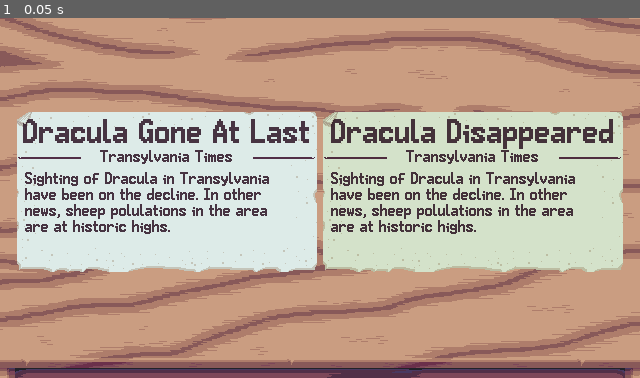
Above: before the commit, frame 1.
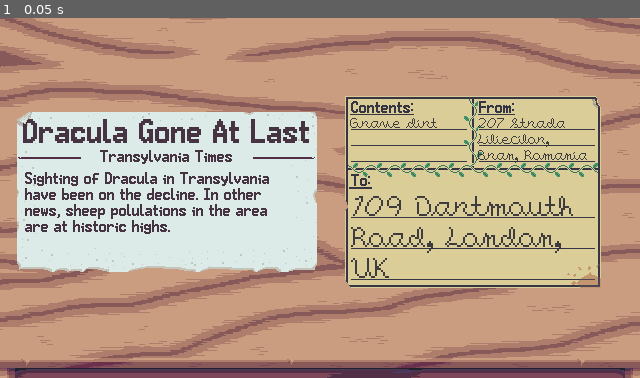
Above: after the commit, the same moment.

Repository: AverageStardust/the-count-is-down
Game: Godot game, scene res://desk.tscn
The game is run twice, just before and just after one commit, with the same random seed, the same clock (stepped at 60 frames per second) and the same inputs. The engine's default icon, where the game draws it, is replaced by a stand-in: a white triangle on a blue panel in a dark square.
Inputs:
- Up to frame 1 (0.05 s): no input

The runs differ from the first frame. In frame 1, 24% of the frame differs, in the area x 50-98%, y 21-75%.

Commit message:
add package labels

Diff:
--- a/desk.tscn
+++ b/desk.tscn
@@ -3,6 +3,7 @@
 [ext_resource type="Texture2D" uid="uid://dodr3xm28uy2x" path="res://icon.svg" id="1_ep8l3"]
 [ext_resource type="Texture2D" uid="uid://dfm7exiyw4iie" path="res://art/desk.png" id="1_t5y75"]
 [ext_resource type="PackedScene" uid="uid://dratlcpbp1wpr" path="res://documents/newspaperClipping.tscn" id="2_se7ci"]
+[ext_resource type="PackedScene" uid="uid://cwbkhbpigqh4k" path="res://documents/packageLabel.tscn" id="3_tm3w8"]
 
 [sub_resource type="StyleBoxTexture" id="StyleBoxTexture_u04nx"]
 texture = ExtResource("1_t5y75")
@@ -60,7 +61,7 @@
 size_flags_horizontal = 3
 offset_transform_enabled = true
 
-[node name="NewspaperClipping" parent="DeskTexture/Desk/DeskTop/Forgery" unique_id=2017303177 instance=ExtResource("2_se7ci")]
+[node name="PackageLabel" parent="DeskTexture/Desk/DeskTop/Forgery" unique_id=1796424041 instance=ExtResource("3_tm3w8")]
 layout_mode = 2
 
 [node name="RightSpacer" type="Control" parent="DeskTexture/Desk/DeskTop" unique_id=326131261]
--- a/documents/newspaperClipping.tscn
+++ b/documents/newspaperClipping.tscn
@@ -44,7 +44,6 @@
 offset_top = 60.0
 offset_right = 292.0
 offset_bottom = 156.0
-theme = ExtResource("2_v4hx1")
 text = "Body"
 wrap_mode = 1
 autowrap_mode = 2
--- /dev/null
+++ b/documents/packageLabel.tscn
@@ -0,0 +1,47 @@
+[gd_scene format=3 uid="uid://cwbkhbpigqh4k"]
+
+[ext_resource type="Theme" uid="uid://ct0r2o3h378ai" path="res://themes/handwriting.tres" id="1_6k7at"]
+[ext_resource type="Texture2D" uid="uid://dll1bsqe7er1s" path="res://art/packageLabel.png" id="2_6k7at"]
+[ext_resource type="Script" uid="uid://dbm5ar3okh3r0" path="res://scripts/packageLabel.gd" id="3_6k7at"]
+
+[sub_resource type="StyleBoxTexture" id="StyleBoxTexture_r8a8a"]
+texture = ExtResource("2_6k7at")
+
+[node name="PackageLabel" type="Panel" unique_id=1500786714]
+custom_minimum_size = Vector2(256, 192)
+offset_right = 256.0
+offset_bottom = 160.0
+theme = ExtResource("1_6k7at")
+theme_override_styles/panel = SubResource("StyleBoxTexture_r8a8a")
+script = ExtResource("3_6k7at")
+
+[node name="Contents" type="TextEdit" parent="." unique_id=973700025]
+layout_mode = 0
+offset_left = 4.0
+offset_top = 20.0
+offset_right = 124.0
+offset_bottom = 68.0
+text = "Grave Dirt"
+wrap_mode = 1
+autowrap_mode = 2
+
+[node name="From" type="TextEdit" parent="." unique_id=2036290892]
+layout_mode = 0
+offset_left = 132.0
+offset_top = 20.0
+offset_right = 252.0
+offset_bottom = 68.0
+text = "From"
+wrap_mode = 1
+autowrap_mode = 2
+
+[node name="To" type="TextEdit" parent="." unique_id=1183658482]
+layout_mode = 0
+offset_left = 6.0
+offset_top = 96.0
+offset_right = 250.0
+offset_bottom = 190.0
+theme_override_font_sizes/font_size = 30
+text = "To"
+wrap_mode = 1
+autowrap_mode = 2
--- a/resources/story.tres
+++ b/resources/story.tres
@@ -7,6 +7,9 @@
 text = Dictionary[int, PackedStringArray]({
 0: PackedStringArray("Dracula Gone At Last", "Dracula Disappeared"),
 1: PackedStringArray("Transylvania Times"),
-2: PackedStringArray("Sighting of Dracula in Transylvania have been on the decline. In other news, sheep polulations in the area are at historic highs.")
+2: PackedStringArray("Sighting of Dracula in Transylvania have been on the decline. In other news, sheep polulations in the area are at historic highs."),
+3: PackedStringArray("Grave dirt"),
+4: PackedStringArray("207 Strada Liliecilor, Bran, Romania"),
+5: PackedStringArray("109 Dartmouth Road, London, UK")
 })
 metadata/_custom_type_script = "uid://b2aeo60ghf1tl"
--- a/scripts/documentField.gd
+++ b/scripts/documentField.gd
@@ -5,6 +5,9 @@
 	NEWSPAPER_TITLE,
 	NEWSPAPER_PUBLISHER,
 	NEWSPAPER_BODY,
+	PACKAGE_CONTENTS,
+	TRANSYLVANIA_ADDRESS,
+	ENGLAND_ADDRESS
 }
 
 var content: String
--- /dev/null
+++ b/scripts/packageLabel.gd
@@ -0,0 +1,45 @@
+extends Document
+class_name PackageLabel
+
+@onready var contents: TextEdit = $Contents
+@onready var from: TextEdit = $From
+@onready var to: TextEdit = $To
+
+@export var editable = true: set = set_editable
+
+func _ready() -> void:
+	contents.text = Writer.random_content(DocumentField.FieldType.PACKAGE_CONTENTS)
+	from.text = Writer.random_content(DocumentField.FieldType.TRANSYLVANIA_ADDRESS)
+	to.text = Writer.random_content(DocumentField.FieldType.ENGLAND_ADDRESS)
+
+	set_editable(editable)
+
+func get_fields() -> Array[DocumentField]:
+	return [
+		DocumentField.new(contents.text, DocumentField.FieldType.PACKAGE_CONTENTS),
+		DocumentField.new(from.text, DocumentField.FieldType.TRANSYLVANIA_ADDRESS),
+		DocumentField.new(to.text, DocumentField.FieldType.ENGLAND_ADDRESS)]
+
+func set_editable(editable: bool) -> void:
+	if not is_node_ready():
+		await ready
+
+	if editable:
+		modulate = Color(0.96, 0.96, 0.87)
+	else:
+		modulate = Color.WHITE
+
+	contents.editable = editable
+	contents.selecting_enabled = editable
+	contents.focus_mode = FOCUS_ALL if editable else FOCUS_NONE
+	contents.mouse_behavior_recursive = MOUSE_BEHAVIOR_INHERITED if editable else MOUSE_BEHAVIOR_DISABLED
+
+	from.editable = editable
+	from.selecting_enabled = editable
+	from.focus_mode = FOCUS_ALL if editable else FOCUS_NONE
+	from.mouse_behavior_recursive = MOUSE_BEHAVIOR_INHERITED if editable else MOUSE_BEHAVIOR_DISABLED
+
+	to.editable = editable
+	to.selecting_enabled = editable
+	to.focus_mode = FOCUS_ALL if editable else FOCUS_NONE
+	to.mouse_behavior_recursive = MOUSE_BEHAVIOR_INHERITED if editable else MOUSE_BEHAVIOR_DISABLED
--- a/themes/handwriting.tres
+++ b/themes/handwriting.tres
@@ -1,13 +1,6 @@
 [gd_resource type="Theme" format=3 uid="uid://ct0r2o3h378ai"]
 
-[ext_resource type="FontFile" uid="uid://r5gyodi8bgg5" path="res://art/vanHelsing.ttf" id="1_n6cft"]
-
-[sub_resource type="StyleBoxFlat" id="StyleBoxFlat_oxcfv"]
-bg_color = Color(0, 0, 0, 0.047058824)
-
-[sub_resource type="StyleBoxEmpty" id="StyleBoxEmpty_0x6nt"]
-
-[sub_resource type="StyleBoxEmpty" id="StyleBoxEmpty_33gkk"]
+[ext_resource type="FontFile" uid="uid://bse4im0wxolfc" path="res://art/vanHelsing.ttf" id="1_n6cft"]
 
 [sub_resource type="StyleBoxFlat" id="StyleBoxFlat_0tfap"]
 bg_color = Color(0, 0, 0, 0.047058824)
@@ -19,14 +12,6 @@
 [sub_resource type="StyleBoxEmpty" id="StyleBoxEmpty_oxcfv"]
 
 [resource]
-LineEdit/colors/caret_color = Color(0.15294118, 0.14901961, 0.21960784, 1)
-LineEdit/colors/font_color = Color(0.15294118, 0.14901961, 0.21960784, 0.8627451)
-LineEdit/colors/font_uneditable_color = Color(0.15294118, 0.14901961, 0.21960784, 0.8627451)
-LineEdit/font_sizes/font_size = 15
-LineEdit/fonts/font = ExtResource("1_n6cft")
-LineEdit/styles/focus = SubResource("StyleBoxFlat_oxcfv")
-LineEdit/styles/normal = SubResource("StyleBoxEmpty_0x6nt")
-LineEdit/styles/read_only = SubResource("StyleBoxEmpty_33gkk")
 TextEdit/colors/background_color = Color(0, 0, 0, 0)
 TextEdit/colors/caret_color = Color(0.15294118, 0.14901961, 0.21960784, 1)
 TextEdit/colors/font_color = Color(0.15294118, 0.14901961, 0.21960784, 0.8627451)
Binary file added: art/packageLabel.aseprite
Binary file added: art/packageLabel.png
Not shown, added: art/packageLabel.png.import
Binary file changed: art/vanHelsing.ttf
Not shown, changed: art/vanHelsing.ttf.import
Not shown, added: scripts/packageLabel.gd.uid
